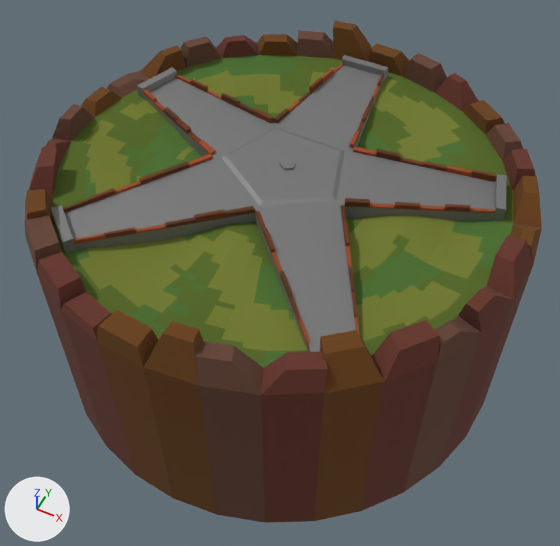
Before and after pictures for a commit that changed the Blender file LDJam_Oct21/Assets/03_FArt/034_Models/B_centralArea.blend.
The view is the same before and after, from a 50 mm camera at (2.22, -4.75, 4.48) aimed at (0.04, -0.39, -0.97). Lighting does not change. The marker at lower left points along +X, +Y and +Z.

The scene before the commit, as lines of its bpy script (objects in view):
```python
mat_grass3 = principled_material('grass3')
mat_grass3.base_color = (0.174, 0.202, 0.0346)  # dark yellow #747c34
mat_grass3.roughness = 1.0
mat_grass3.specular_ior_level = 0.167
me_cube_002 = bpy.data.meshes.new('Cube.002')
me_cube_002.from_pydata(...)  # 669 vertices, 638 faces, 1 loose edge; spans x -1.79..1.81, y -1.87..1.59, z -0.1..0.16
# faces by material slot: [338, 115, 110, 75]
me_cube_002.materials.append(mat_base)  # grey #888888
me_cube_002.materials.append(mat_wood1)  # brown #9c4821
me_cube_002.materials.append(mat_wood2)  # brown #6b3516
me_cube_002.materials.append(mat_wood3)  # brown #583013
me_cube_003 = bpy.data.meshes.new('Cube.003')
me_cube_003.from_pydata(...)  # 2245 vertices, 2180 faces; spans x -2.16..2.16, y -2.41..1.91, z -2.06..0.37
# faces by material slot: [438, 528, 66, 413, 76, 659]
me_cube_003.materials.append(mat_rock1)  # brown #664435
me_cube_003.materials.append(mat_grass)  # dark green #586b2f
me_cube_003.materials.append(mat_rock2)  # dark red #663529
me_cube_003.materials.append(mat_grass2)  # dark green #517238
me_cube_003.materials.append(mat_rock3)  # brown #694012
me_cube_003.materials.append(mat_grass3)  # dark yellow #747c34
ob_cube = bpy.data.objects.new('Cube', me_cube_002)
ob_cube.location = (0.0, 0.0, 0.0)
ob_cube_001 = bpy.data.objects.new('Cube.001', me_cube_003)
ob_cube_001.location = (0.0, 0.0, 0.0)
```
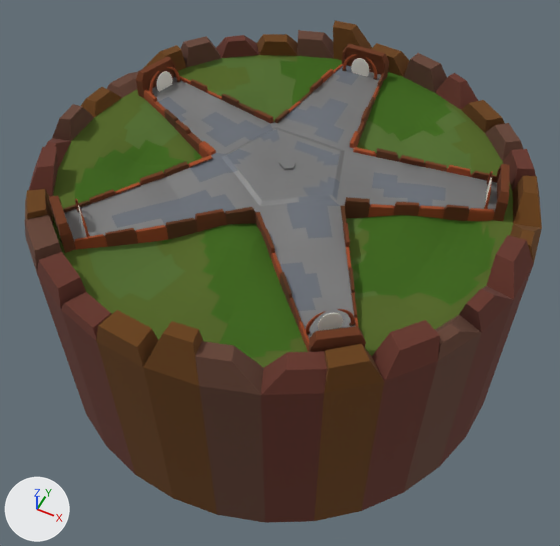
Edits to the bpy script that builds the scene:
```text
Change mat_grass3:
    mat_grass3.base_color: (0.174, 0.202, 0.0346) -> (0.0519, 0.138, 0.0132)  # dark yellow #747c34 -> dark green #40681e
Add mat_stone2:
    mat_stone2 = principled_material('stone2')
    mat_stone2.base_color = (0.136, 0.152, 0.179)  # grey #676d75
Change me_cube_002:
    remove me_cube_002.from_pydata(...)  # 669 vertices, 638 faces, 1 loose edge; spans x -1.79..1.81, y -1.87..1.59, z -0.1..0.16
    add me_cube_002.from_pydata(...)  # 2005 vertices, 1946 faces, 1 loose edge; spans x -1.79..1.81, y -1.87..1.59, z -0.1..0.31
    me_cube_002 part 1: 80 vertices moved from x -1.71..1.74, y -1.69..1.51, z 0.1..0.16 to x -1.7..1.72, y -1.69..1.51, z 0.09..0.16; 218 vertices removed from x -1.65..1.68, y -1.79..1.51, z 0.1..0.16; 1554 vertices added at x -1.79..1.81, y -1.87..1.59, z -0.1..0.31
    me_cube_002 part 2: 50 faces spanning x -1.79..1.81, y -1.87..1.59, z -0.1..0.16 switch from mat_base (grey #888888) to mat_wood2 (brown #6b3516)
    me_cube_002 part 3: 4 faces spanning x -0.69..-0.52, y -0.31..-0.21, z 0.1..0.12 switch from mat_base (grey #888888) to mat_stone2 (grey #676d75)
Change me_cube_003:
    remove me_cube_003.from_pydata(...)  # 2245 vertices, 2180 faces; spans x -2.16..2.16, y -2.41..1.91, z -2.06..0.37
    add me_cube_003.from_pydata(...)  # 2245 vertices, 4490 faces; spans x -2.16..2.16, y -2.41..1.91, z -2.06..0.37
    me_cube_003 part 4: 112 vertices moved from x 0.84..1.85, y -1.9..-0.38, z -0.04..0.27 to x 0.84..1.84, y -1.99..-0.37, z -0.05..0.27; 10 vertices removed from x 1.09..1.85, y -1.72..-0.37, z -0.04..0.27; 10 vertices added at x 1.11..1.85, y -1.81..-0.37, z -0.05..0.27
    me_cube_003 part 5: 96 vertices moved from x -1.42..-0.27, y 0.39..1.43, z -0.02..0.08 to x -1.42..-0.27, y 0.39..1.42, z -0.02..0.07
    me_cube_003 part 6: 89 vertices moved from x 0.6..1.45, y 0.31..1.36, z 0.01..0.2 to x 0.6..1.46, y 0.31..1.36, z 0.0..0.22; 2 vertices removed from x 1.22..1.49, y 0.97..1.24, z 0.06; 2 vertices added at x 1.2..1.49, y 0.99..1.25, z 0.05..0.08
    me_cube_003 part 7: 64 vertices moved from x -0.54..0.24, y -1.24..-0.69, z -0.03..0.06 to x -0.54..0.24, y -1.24..-0.7, z -0.04..0.07; 7 vertices removed from x -0.26..0.29, y -0.68..-0.56, z -0.06..-0.03; 7 vertices added at x -0.25..0.3, y -0.69..-0.56, z -0.06..-0.04
    me_cube_003 part 8: 61 vertices moved from x -1.75..-1.11, y -0.96..-0.26, z -0.03..0.06 to x -1.75..-1.11, y -0.96..-0.25, z -0.05..0.07; 1 vertex removed from x -1.52, y -0.85, z 0.05; 1 vertex added at x -1.54, y -0.84, z 0.05
Add ob_circle_004:
    ob_circle_004 = bpy.data.objects.new('Circle.004', me_circle_005)  # 388 vertices, 354 faces; spans x -1.15..1.15, y -0.48..1.18, z -0.12..0.04; in mat_wood1 (brown #9c4821), mat_wood3 (brown #583013), mat_portal (white #f5f1e7)
    ob_circle_004.location = (1.028, -1.567, 0.12)
    ob_circle_004.rotation_euler = (1.571, 0.0, 0.692)  # degrees (90, 0, 40)
    ob_circle_004.scale = (0.161, 0.161, 0.161)
Add ob_circle_003:
    ob_circle_003 = bpy.data.objects.new('Circle.003', me_circle_005.copy())
    ob_circle_003.location = (-1.181, -1.478, 0.12)
    ob_circle_003.rotation_euler = (1.571, 0.0, -0.714)  # degrees (90, 0, -41)
    ob_circle_003.scale = (0.161, 0.161, 0.161)
Add ob_circle_002:
    ob_circle_002 = bpy.data.objects.new('Circle.002', me_circle_005.copy())
    ob_circle_002.location = (-1.586, 0.396, 0.12)
    ob_circle_002.rotation_euler = (1.571, 0.0, -1.916)  # degrees (90, 0, -110)
    ob_circle_002.scale = (0.161, 0.161, 0.161)
Add ob_circle_001:
    ob_circle_001 = bpy.data.objects.new('Circle.001', me_circle_005.copy())
    ob_circle_001.location = (1.614, 0.288, 0.12)
    ob_circle_001.rotation_euler = (1.571, 0.0, -1.347)  # degrees (90, 0, -77)
    ob_circle_001.scale = (0.161, 0.161, 0.161)
Add ob_circle:
    ob_circle = bpy.data.objects.new('Circle', me_circle_005.copy())
    ob_circle.location = (0.001, 1.431, 0.12)
    ob_circle.rotation_euler = (1.571, 0.0, 0.0)  # degrees (90, 0, 0)
    ob_circle.scale = (0.161, 0.161, 0.161)
```

Where the change shows, as pixel boxes [x1, y1, x2, y2] in the pictures (560 x 546 px; the box of a moved part takes in the faces that stretch with it):
'Cube.001', recoloured, reshaped (yellow to green)
    both: [24, 21, 542, 523]
'Cube', reshaped
    before: [51, 55, 507, 352]
    after: [49, 44, 509, 352]
'Circle.004', added
    after: [305, 309, 355, 335]
    faces in mat_portal (white #f5f1e7): [318, 313, 343, 331]
    faces in mat_wood1 (brown #9c4821): [305, 309, 355, 333]
'Circle', added
    after: [342, 54, 378, 80]
    faces in mat_portal (white #f5f1e7): [351, 58, 369, 77]
'Circle.002', added
    after: [149, 67, 181, 95]
    faces in mat_portal (white #f5f1e7): [156, 71, 172, 91]
'Circle.001', added
    after: [484, 171, 493, 209]
'Circle.003', added
    after: [75, 199, 90, 237]
part 1 of me_cube_002, built on
    before: [51, 56, 507, 352]
    after: [49, 44, 509, 352]
part 2 of me_cube_002, recoloured
    both: [52, 59, 506, 352]
part 3 of me_cube_002, recoloured
    both: [212, 153, 228, 159]
part 4 of me_cube_003, moved or reshaped
    before: [320, 225, 491, 393]
    after: [324, 225, 491, 393]
part 5 of me_cube_003, moved or reshaped
    before: [192, 60, 331, 110]
    after: [190, 61, 329, 109]
part 6 of me_cube_003, moved or reshaped
    before: [375, 76, 506, 171]
    after: [376, 81, 506, 174]
part 7 of me_cube_003, moved or reshaped
    before: [176, 222, 271, 266]
    after: [176, 223, 270, 263]
part 8 of me_cube_003, moved or reshaped
    before: [76, 120, 174, 195]
    after: [80, 120, 169, 195]
